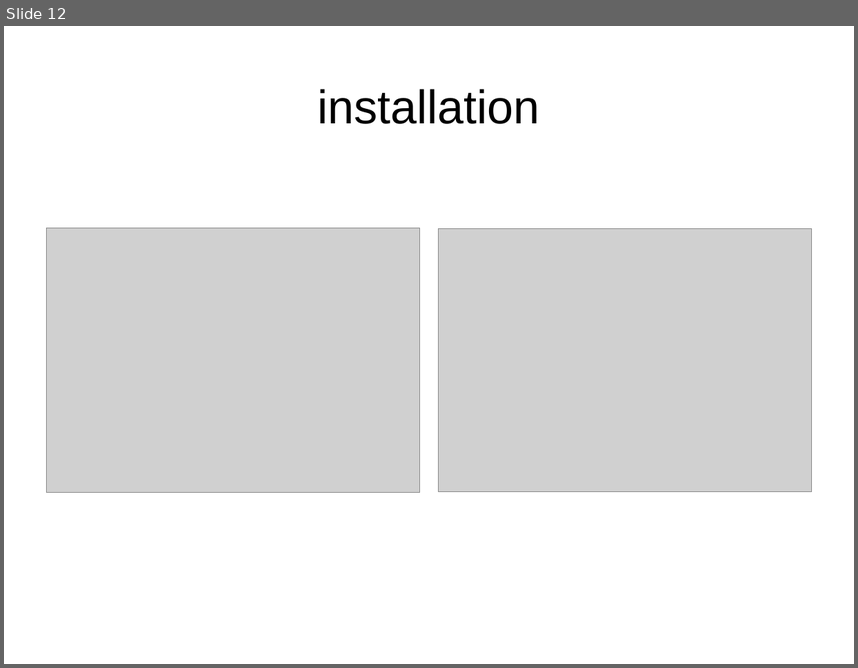
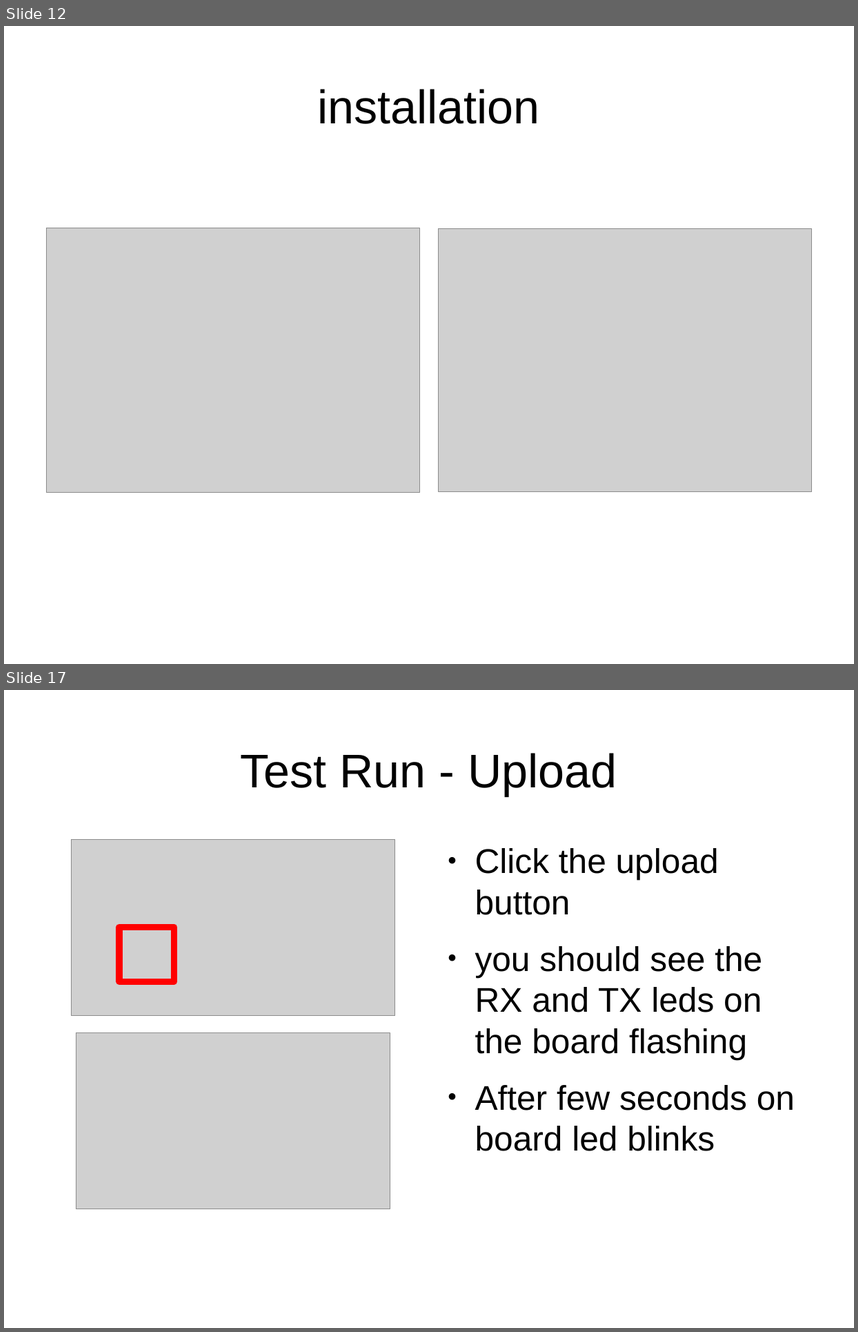
Before and after one commit to dhayanithivijayan/LearnIt, a slide deck: Arduino/Module_1.odp. Shown one above the other, each under a label of ours: slide 12 before the commit, slides 12 and 17 after it; the slides between them are not shown. The pictures are 858x668 and 858x1332 pixels, drawn with LibreOffice and Linux fonts; fonts in the diff are those of the drawing; grey boxes stand for pictures. Boxes give left, top, right and bottom in pixels: in the first picture for what was removed or moved away, otherwise in the second. Text is boxed around its words. In the diff, an @@ line names an element or a change of style, - is before the commit and + after.

Commit message:
blink completed

```diff
--- a/Arduino/Module_1.odp
+++ b/Arduino/Module_1.odp
@@ slide 17 added at bbox=[4, 690, 854, 1328], background #FFFFFF @@
@@ title added at bbox=[240, 753, 617, 796], 44 pt, text #000000 @@
+Test Run - Upload
@@ picture added at bbox=[71, 839, 395, 1016] @@
@@ text added at bbox=[475, 848, 795, 1151], 32 pt, text #000000 @@
+● Click the upload button
+● you should see the RX and TX leds on the board flashing
+● After few seconds on board led blinks
@@ rectangle added at bbox=[120, 927, 174, 982], outline #FF0000 6.01 pt @@
@@ picture added at bbox=[76, 1032, 390, 1209] @@
```
Also in this commit, not shown: 4 other slides added, 2 other files.
